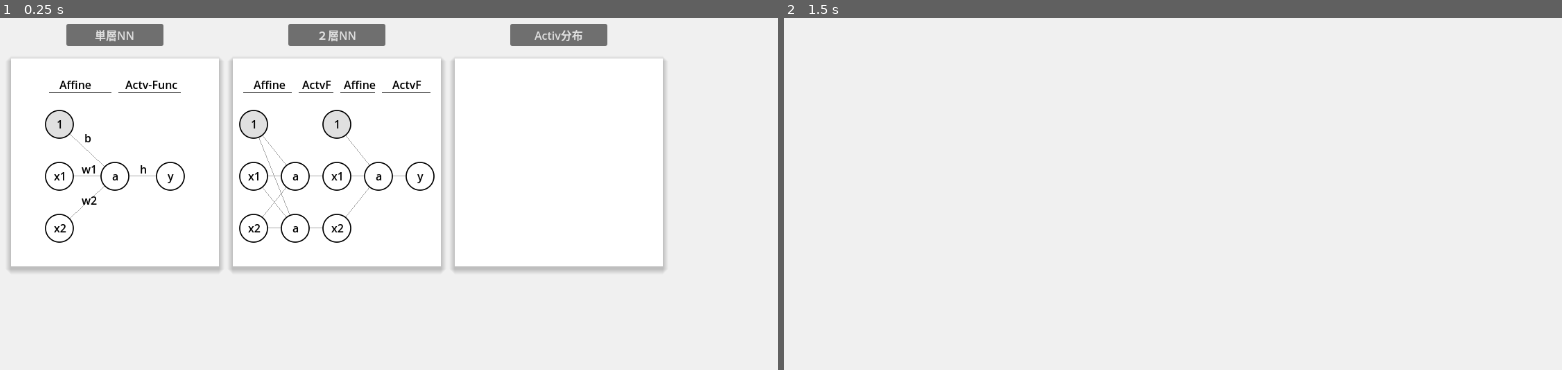
Above: before the commit, frames 1-2 (left to right).
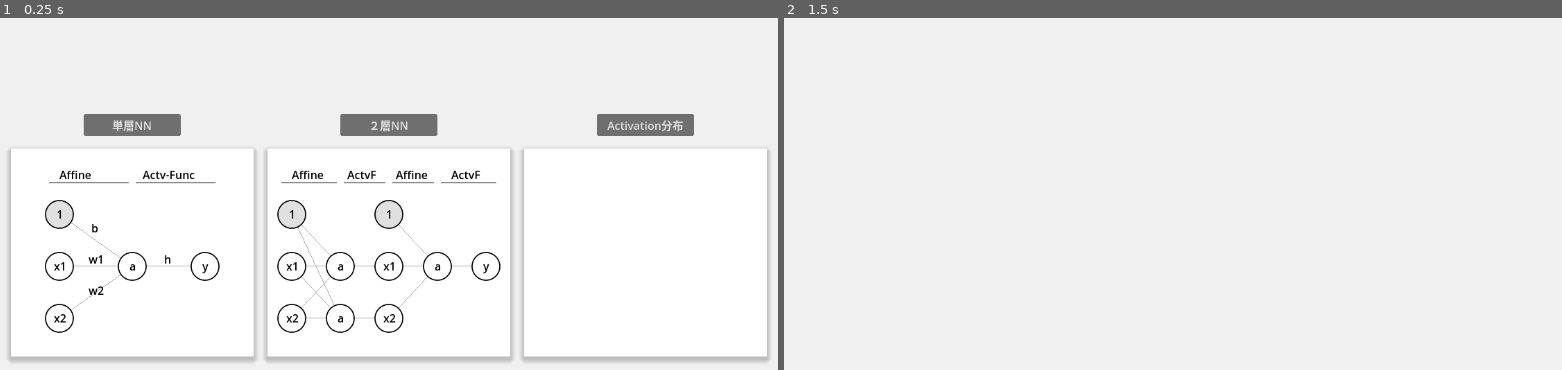
Above: after the commit, the same moments.

Repository: vivisuke/VisualFCL
Game: Godot game, scene res://top_scene.tscn
The game is run twice, just before and just after one commit, with the same random seed, the same clock (stepped at 60 frames per second) and the same inputs.
Inputs (mouse positions are in pixels of both pictures, inside the frame that each line leads up to):
- Up to frame 1 (0.25 s): no input
- Up to frame 2 (1.5 s): click "Activ分布" (after the commit: "Activation分布") at 0.5 s; tap Enter at 1.25 s; move the mouse to (1359, 211) at 1.27 s; click (1359, 211) at 1.42 s

The runs differ from the first frame. In frame 1, 15% of the frame differs, in the area x 1-99%, y 1-98%; in frame 2, nothing differs.

Commit message:
0060 ◎ C 06/20 06/20 0.003│ToDo│トップシーン：各図パネル幅を 250 に変更

Diff:
--- a/VisualFCL/scripts/DoubleLayerRect.gd
+++ b/VisualFCL/scripts/DoubleLayerRect.gd
@@ -2,11 +2,11 @@
 
 const NODE_RADIUS = 20.0
 const Y_LINE = 50
-const X_INPUT = 30
-const X_ACT = 90
-const X_INPUT_2 = 150
-const X_ACT_2 = 210
-const X_OUTPUT = 270
+const X_INPUT = 35
+const X_ACT = 105
+const X_INPUT_2 = 175
+const X_ACT_2 = 245
+const X_OUTPUT = 315
 const Y_1 = 75+20
 const Y_X1 = 150+20
 const Y_X2 = 225+20
--- a/VisualFCL/scripts/SingleLayerRect.gd
+++ b/VisualFCL/scripts/SingleLayerRect.gd
@@ -3,13 +3,13 @@
 const NODE_RADIUS = 20.0
 const Y_LINE = 50
 const X_INPUT = 70
-const X_ACT = 150
-const X_OUTPUT = 230
+const X_ACT = 175
+const X_OUTPUT = 280
 const Y_1 = 75+20
 const Y_X1 = 150+20
 const Y_X2 = 225+20
-const X_WEIGHT = 110
-const X_AF = 190
+const X_WEIGHT = 120
+const X_AF = 225
 
 var selected = false
 var initialized = false
--- a/VisualFCL/top_scene.tscn
+++ b/VisualFCL/top_scene.tscn
@@ -14,45 +14,45 @@
 color = Color(0.941176, 0.941176, 0.941176, 1)
 
 [node name="SingleLayerNNButton" type="Button" parent="."]
-offset_left = 100.0
-offset_top = 20.0
-offset_right = 240.0
-offset_bottom = 51.0
+offset_left = 125.0
+offset_top = 150.0
+offset_right = 265.0
+offset_bottom = 181.0
 text = "単層NN"
 
 [node name="TwoLayerNNButton" type="Button" parent="."]
-offset_left = 420.0
-offset_top = 20.0
-offset_right = 560.0
-offset_bottom = 51.0
+offset_left = 495.0
+offset_top = 150.0
+offset_right = 635.0
+offset_bottom = 181.0
 text = "２層NN"
 
 [node name="ActivateDistriButton" type="Button" parent="."]
-offset_left = 740.0
-offset_top = 20.0
-offset_right = 880.0
-offset_bottom = 51.0
-text = "Activ分布"
+offset_left = 865.0
+offset_top = 150.0
+offset_right = 1005.0
+offset_bottom = 181.0
+text = "Activation分布"
 
 [node name="SingleLayerRect" type="ColorRect" parent="."]
 offset_left = 20.0
-offset_top = 70.0
-offset_right = 320.0
-offset_bottom = 370.0
+offset_top = 200.0
+offset_right = 370.0
+offset_bottom = 500.0
 script = ExtResource("2_v6wdx")
 
 [node name="DoubleLayerRect" type="ColorRect" parent="."]
-offset_left = 340.0
-offset_top = 70.0
-offset_right = 640.0
-offset_bottom = 370.0
+offset_left = 390.0
+offset_top = 200.0
+offset_right = 740.0
+offset_bottom = 500.0
 script = ExtResource("3_xv4wc")
 
 [node name="ActivationDistriRect" type="ColorRect" parent="."]
-offset_left = 660.0
-offset_top = 70.0
-offset_right = 960.0
-offset_bottom = 370.0
+offset_left = 760.0
+offset_top = 200.0
+offset_right = 1110.0
+offset_bottom = 500.0
 script = ExtResource("4_6cx0r")
 
 [connection signal="pressed" from="SingleLayerNNButton" to="." method="_on_single_layer_nn_button_pressed"]
Not shown, changed: VisualFCL.spr
